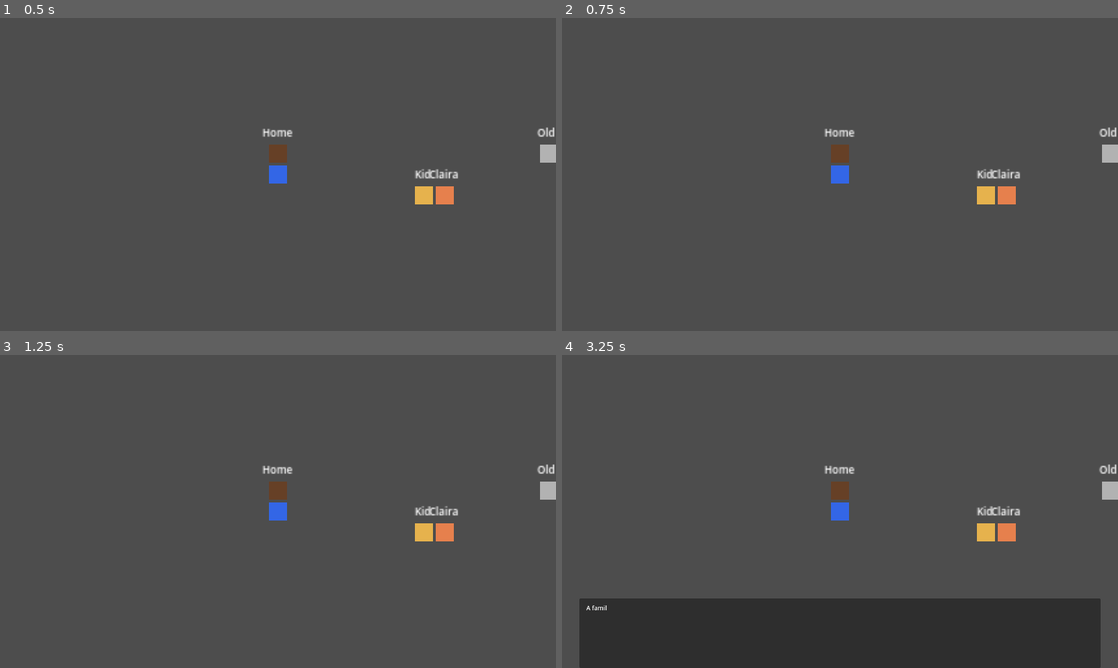
Above: before the commit, frames 1-4 (two rows, left to right).
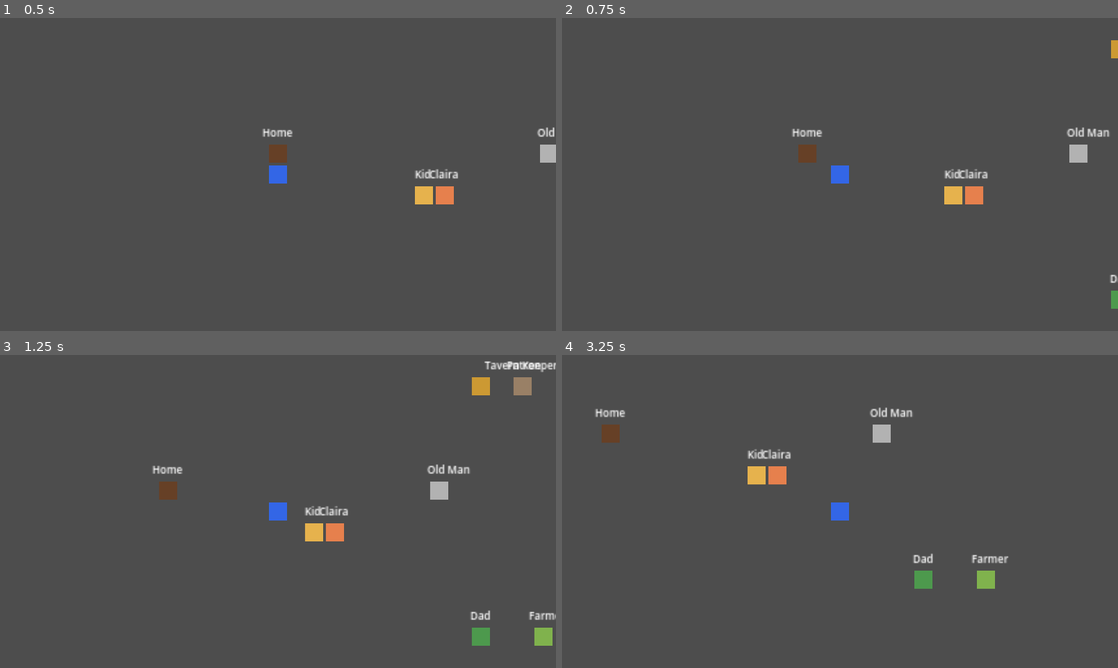
Above: after the commit, the same moments.

Repository: TunaCan-Jerry/automatic-dreamland
Game: Godot game, scene res://scenes/overworld/village.tscn
Two runs of this game, one before a commit and one after it. Both use one fixed random seed, a clock stepped at 60 frames per second and the inputs below.
Inputs (mouse positions are in pixels of both pictures, inside the frame that each line leads up to):
- Up to frame 1 (0.5 s): no input
- Up to frame 2 (0.75 s): tap Enter (ui_accept) at 0.5 s; move the mouse to (962, 158) at 0.52 s; hold Right (ui_right) from 0.53 s (still down); click (962, 158) at 0.67 s
- Up to frame 3 (1.25 s): keep holding Right (ui_right); tap Enter (ui_accept) at 0.77 s
- Up to frame 4 (3.25 s): move the mouse to (728, 527) at 1.27 s; release Right (ui_right) at 1.28 s; hold Down (ui_down) 1.28-2.03 s; tap Enter (ui_accept) at 1.52, 3.02 s; move the mouse to (895, 442) at 2.02 s; hold Right (ui_right) 2.03-2.78 s; move the mouse to (812, 574) at 2.77 s; hold Up (ui_up) from 2.78 s (still down); click (812, 574) at 2.92 s

Frame 1 is identical in both runs. In frame 2, 2.3% of the frame differs, in the area x 41-100%, y 7-93%; in frame 3, 3.5%; in frame 4, 24%, in the area x 3-100%, y 16-100%.

Commit message:
fix: allow movement on unpainted tiles and missing walkable data
Player can now walk on tiles without walkable custom data set,
and on empty (unpainted) tiles. Unblocks testing while painting.

Co-Authored-By: Claude Opus 4.6 (1M context) <noreply@anthropic.com>

Diff:
--- a/scripts/overworld/player.gd
+++ b/scripts/overworld/player.gd
@@ -67,10 +67,13 @@
 		return true
 	var tile_data := tilemap.get_cell_tile_data(target)
 	if tile_data == null:
-		return false
-	if tile_data.get_custom_data_by_layer_id(0):
+		# No tile painted here — allow movement for now (empty space)
 		return true
-	return false
+	# Check walkable custom data if it exists, otherwise allow
+	var walkable = tile_data.get_custom_data_by_layer_id(0)
+	if walkable == null:
+		return true
+	return walkable
 
 
 func _move_to(target: Vector2i) -> void:
